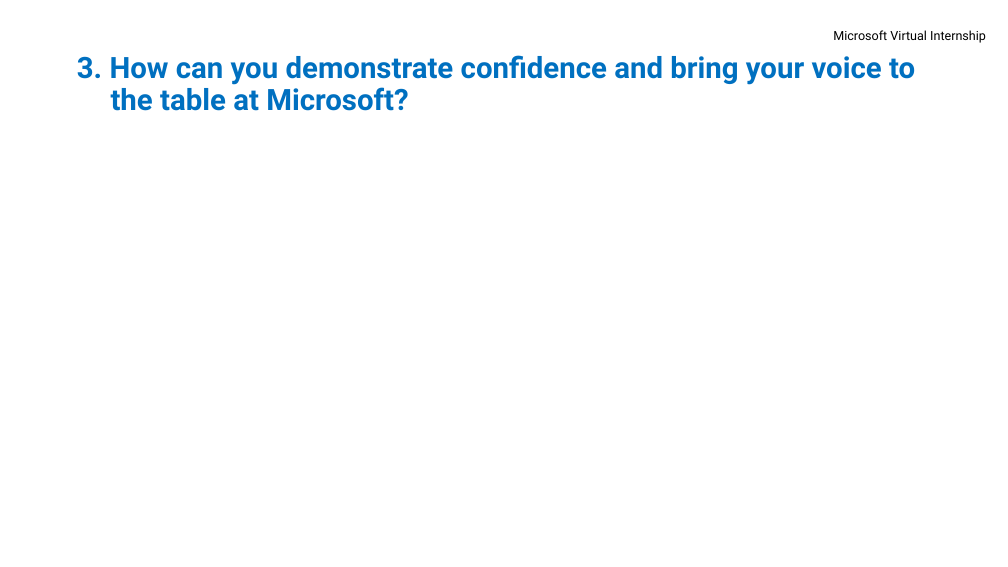
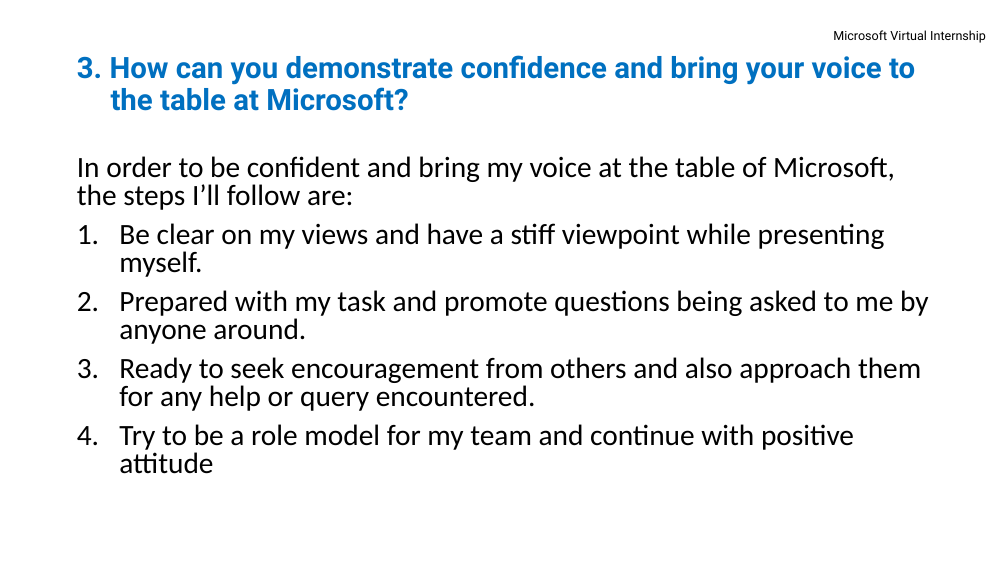
Before and after one commit to amansharma07/Microsoft-Virtual-Internship, a slide deck: slide 4 of ENG Program - Module 4 Task 1 - Aman Sharma.pptx. Drawn at 1008x567 pixels with LibreOffice and Linux fonts; fonts in the diff are those of the drawing. Boxes give left, top, right and bottom in pixels: in the first picture for what was removed or moved away, otherwise in the second. Text is boxed around its words. In the diff, an @@ line names an element or a change of style, - is before the commit and + after.

Commit message:
Adding Module 4 Task 1

```diff
--- a/ENG Program - Module 4 Task 1 - Aman Sharma.pptx
+++ b/ENG Program - Module 4 Task 1 - Aman Sharma.pptx
@@ text added at (77, 156, 929, 474), 28 pt, text #000000 @@
+In order to be confident and bring my voice at the table of Microsoft, the steps I’ll follow are:
+1. Be clear on my views and have a stiff viewpoint while presenting myself.
+2. Prepared with my task and promote questions being asked to me by anyone around.
+3. Ready to seek encouragement from others and also approach them for any help or query encountered.
+4. Try to be a role model for my team and continue with positive attitude
```
Also in this commit, not shown: 2 other slides changed.
